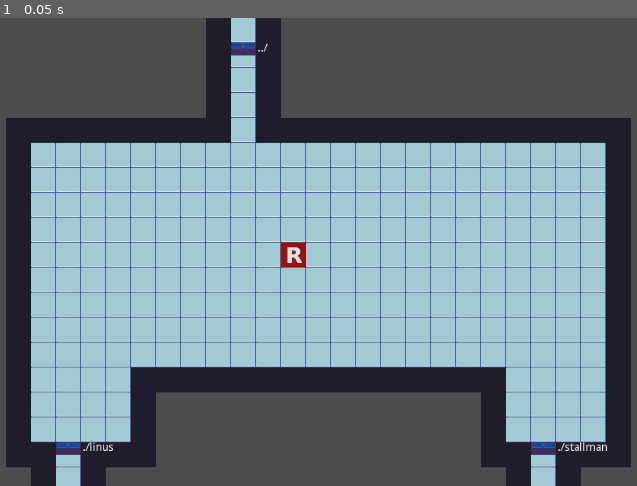
Above: before the commit, frame 1.
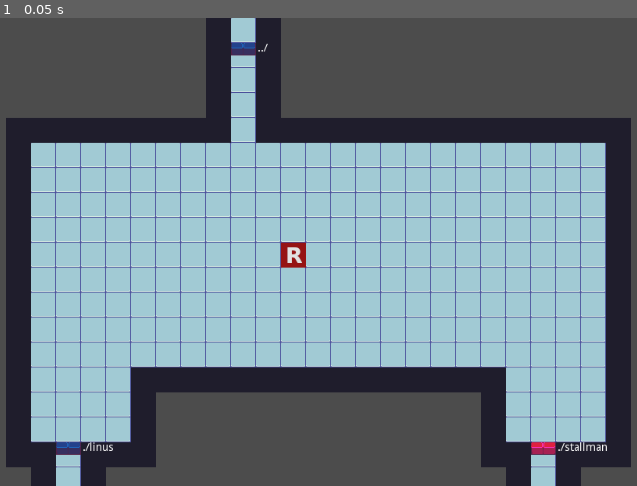
Above: after the commit, the same moment.

Repository: diogojs/ggj2023
Game: Godot game, scene res://rooms/home/room.tscn
Two runs of this game, one before a commit and one after it. Both use one fixed random seed, a clock stepped at 60 frames per second and the inputs below. This scene is started directly instead of the project's main scene.
Inputs:
- Up to frame 1 (0.05 s): no input

The runs differ from the first frame. In frame 1, 0.1% of the frame differs, in the area x 83-88%, y 90-94%.

Commit message:
Unlock door fix

Diff:
--- a/source/computer/computer.gd
+++ b/source/computer/computer.gd
@@ -27,6 +27,8 @@
 		var idx = current_dir.rfind("/")
 		var old_name = current_dir.substr(idx + 1)
 		current_dir = current_dir.substr(0, idx)
+		if current_dir == "":
+			current_dir = "/"
 		return old_name
 
 
--- a/source/rooms/home/room.tscn
+++ b/source/rooms/home/room.tscn
@@ -35,7 +35,6 @@
 [node name="Door3" parent="." instance=ExtResource( 2 )]
 position = Vector2( 768, 544 )
 dir_name = "stallman"
-is_locked = false
 
 [node name="Label" parent="Door3" index="5"]
 text = "./stallman"
